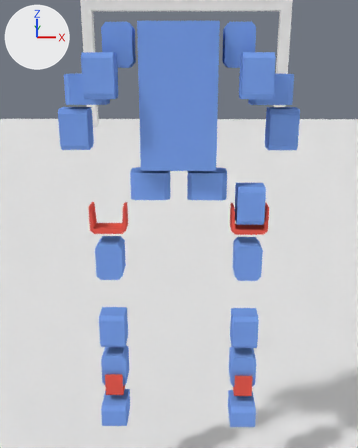
Before and after pictures for a commit that changed the Blender file full_robot_mx28_socket.blend.
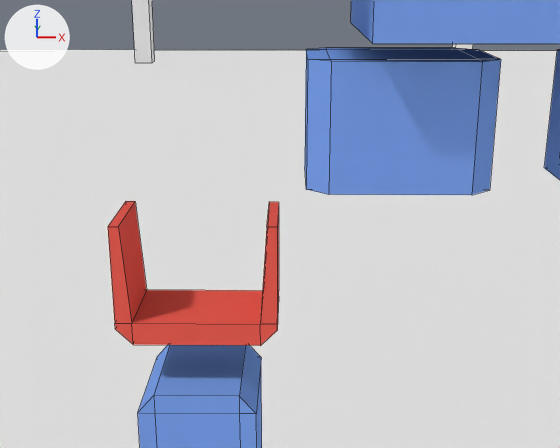
There are two pictures of each version: one from a 50 mm camera at (0.1, -6.36, 6.54) aimed at (0.0, -0.07, 4.47), one close up from a 50 mm camera at (-0.66, -2.2, 5.41) aimed at (-0.69, -0.01, 4.68). The lights are fixed; the arrows at upper left show +X, +Y and +Z. The close-ups show mesh edges as thin lines.
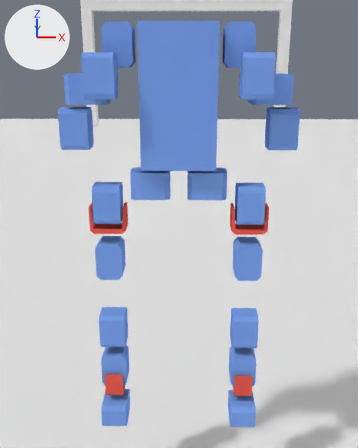
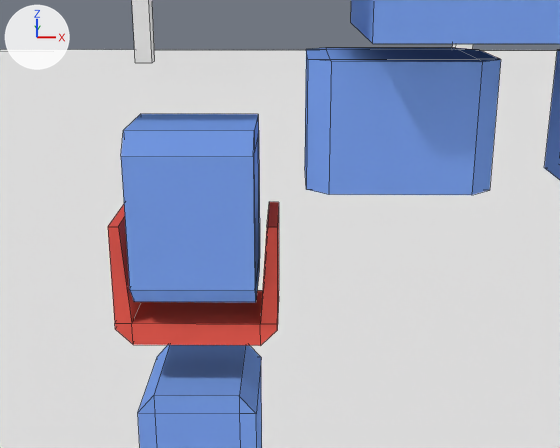
Edits to the scene script, one JSON object a line:
```json
{"op": "remove", "block": "ob_cylinder_010", "code": "ob_cylinder_010.hide_viewport = True"}
```

Pixel boxes (x1, y1, x2, y2) of what changed, in the close-ups (560 x 448 px):
```json
{"object": "Cylinder.010", "change": "shown", "after": [121, 114, 260, 302], "on screen": "blue"}
```
